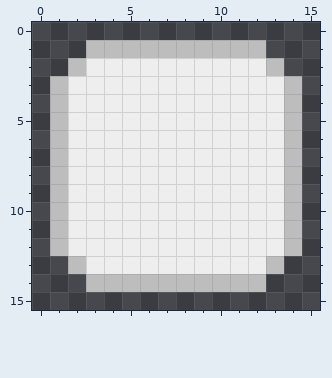
Two versions of one pixel-art file, Assets/AnimationImporter/D.ase. The picture above was drawn from the file before the commit.
16x16 pixels, 1 frame.
The same view after the edit:
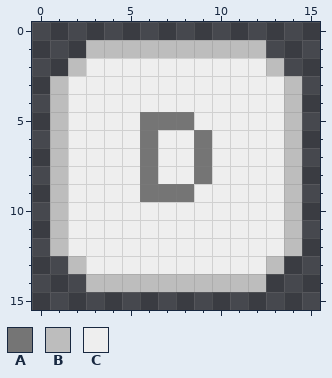
Palette (. is transparent): A #757575  B #bdbdbd  C #eeeeee
Changes in this commit:
Layer "Layer 1":
y 5: x 6..8 CCC -> AAA
y 6..8: x 6 C -> A; x 9 C -> A
y 9: x 6..8 CCC -> AAA
Changed places in both pictures, as pixel boxes (x1, y1, x2, y2):
changed: (140, 112, 212, 202)
